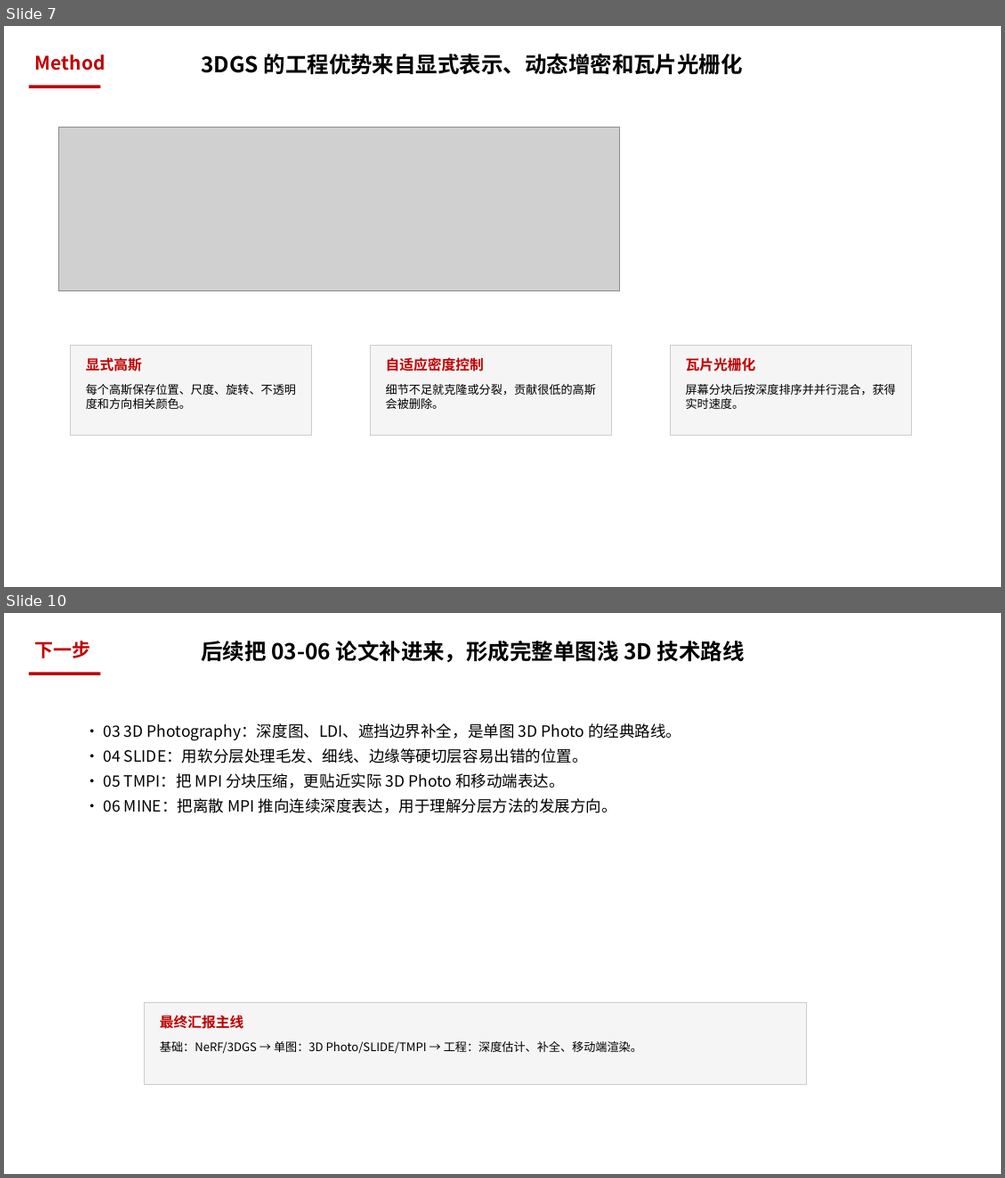
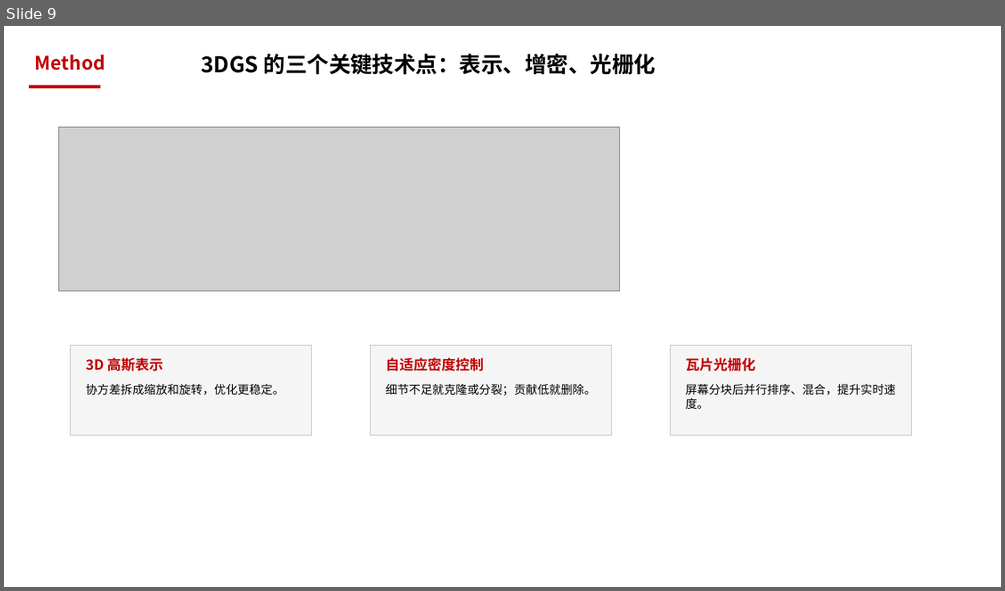
Before and after one commit to mengmcy1/gastric-cbm, a slide deck: 汇报/论文总结7.10_NeRF与3DGS_基础汇报.pptx. Shown one above the other, each under a label of ours: slides 7 and 10 before the commit, slide 9 after it; the slides between them are not shown. The pictures are 1005x1178 and 1005x591 pixels, drawn with LibreOffice and Linux fonts; fonts in the diff are those of the drawing; grey boxes stand for pictures. Boxes give left, top, right and bottom in pixels: in the first picture for what was removed or moved away, otherwise in the second. Text is boxed around its words. In the diff, an @@ line names an element or a change of style, - is before the commit and + after.

Commit message:
更新 AGENTS.md、汇报讲稿与PPT、论文总结，清理旧笔记

```diff
--- a/汇报/论文总结7.10_NeRF与3DGS_基础汇报.pptx
+++ b/汇报/论文总结7.10_NeRF与3DGS_基础汇报.pptx
@@ slide 10 removed at (4, 613, 1001, 1174), background #FFFFFF @@
@@ text removed at (35, 641, 91, 658) @@
-下一步
@@ text removed at (201, 641, 744, 662) @@
-后续把 03-06 论文补进来，形成完整单图浅 3D 技术路线
@@ rectangle removed at (29, 673, 100, 676) @@
@@ text removed at (104, 723, 681, 813) @@
-• 03 3D Photography：深度图、LDI、遮挡边界补全，是单图 3D Photo 的经典路线。
-• 04 SLIDE：用软分层处理毛发、细线、边缘等硬切层容易出错的位置。
-• 05 TMPI：把 MPI 分块压缩，更贴近实际 3D Photo 和移动端表达。
-• 06 MINE：把离散 MPI 推向连续深度表达，用于理解分层方法的发展方向。
@@ rectangle removed at (144, 1002, 806, 1084) @@
@@ text removed at (160, 1014, 243, 1029) @@
-最终汇报主线
@@ text removed at (160, 1041, 642, 1054) @@
-基础：NeRF/3DGS → 单图：3D Photo/SLIDE/TMPI → 工程：深度估计、补全、移动端渲染。
@@ what was slide 7 is now slide 9 @@
@@ slide 9 changed as well @@
@@ text at (201, 54, 655, 75): text changed @@
-3DGS 的工程优势来自显式表示、动态增密和瓦片光栅化
+3DGS 的三个关键技术点：表示、增密、光栅化
@@ text at (86, 357, 163, 371): text changed @@
-显式高斯
+3D 高斯表示
@@ text at (86, 384, 284, 394): text changed @@
-每个高斯保存位置、尺度、旋转、不透明度和方向相关颜色。
+协方差拆成缩放和旋转，优化更稳定。
@@ text at (386, 384, 596, 395): text changed @@
-细节不足就克隆或分裂，贡献很低的高斯会被删除。
+细节不足就克隆或分裂；贡献低就删除。
@@ text at (686, 384, 896, 409): text changed @@
-屏幕分块后按深度排序并并行混合，获得实时速度。
+屏幕分块后并行排序、混合，提升实时速度。
```
Also in this commit, not shown: 1 other slide changed, 15 slides added, 7 other slides removed, 15 other files.
